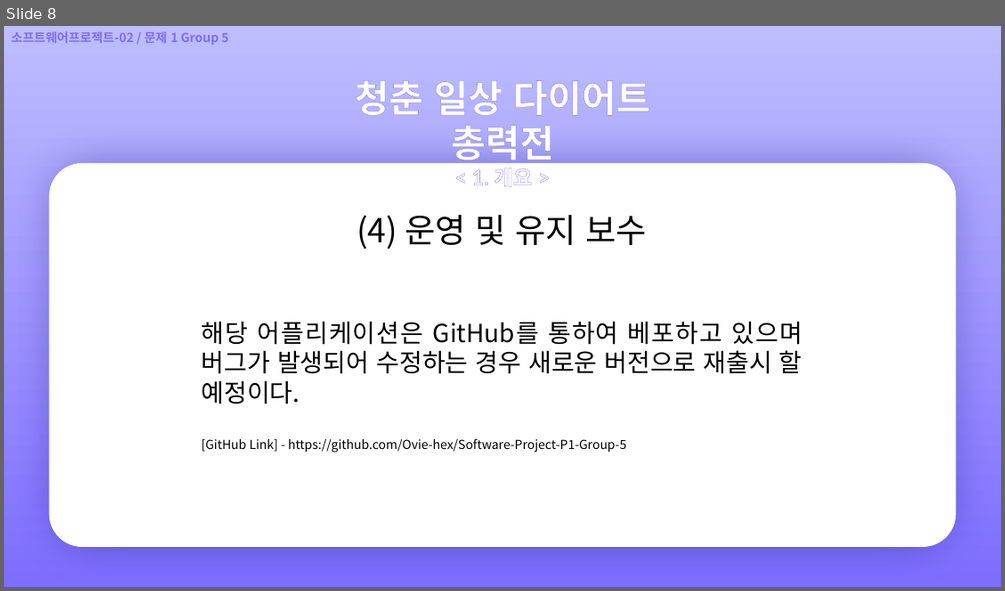
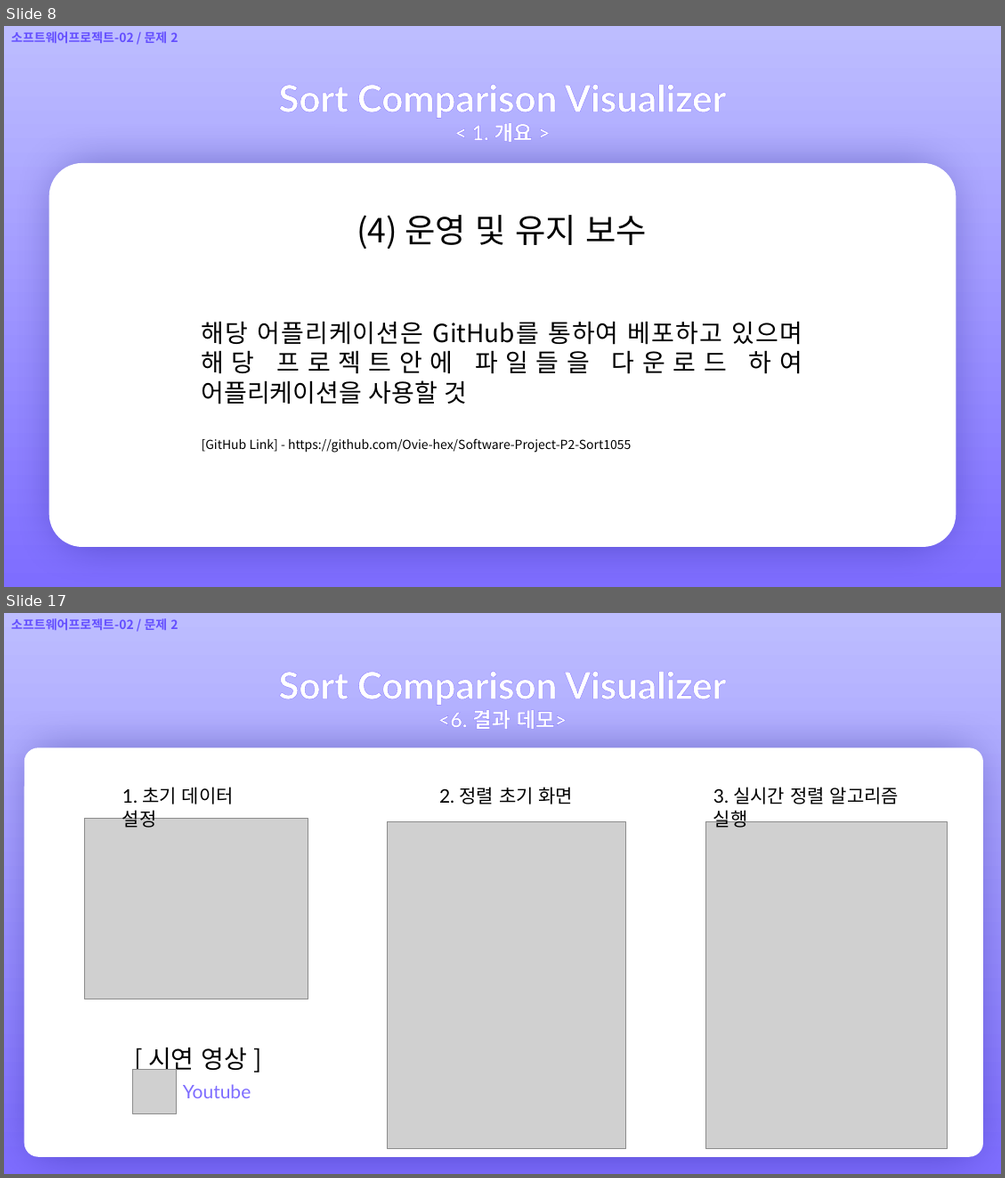
Before and after one commit to Ovie-hex/Software-Project-P2-Sort1055, a slide deck: [문제 2] 문서 기록/[문제 2] 발표자료 탬플릿 [20231055 정유운].pptx. Shown one above the other, each under a label of ours: slide 8 before the commit, slides 8 and 17 after it; the slides between them are not shown. The pictures are 1005x591 and 1005x1178 pixels, drawn with LibreOffice and Linux fonts; fonts in the diff are those of the drawing; grey boxes stand for pictures; background and template pictures are left out. Boxes give left, top, right and bottom in pixels: in the first picture for what was removed or moved away, otherwise in the second. Text is boxed around its words. In the diff, an @@ line names an element or a change of style, - is before the commit and + after.

Commit message:
✅ Sort Comparison Visualizer (1.2) <Released>

```diff
--- a/[문제 2] 문서 기록/[문제 2] 발표자료 탬플릿 [20231055 정유운].pptx
+++ b/[문제 2] 문서 기록/[문제 2] 발표자료 탬플릿 [20231055 정유운].pptx
@@ slide 17 added at [4,613,1001,1174], background picture (left out) @@
@@ text added at [11,618,178,630], 12 pt, text #644FFF, bold @@
+소프트웨어프로젝트-02 / 문제 2
@@ text added at [278,672,726,729], 36 pt, text #FFFFFF, bold @@
+Sort Comparison Visualizer
+<6. 결과 데모>
@@ rounded rectangle added at [24,747,983,1157], fill #FFFFFF @@
@@ text added at [122,787,234,827], 18 pt, text #000000 @@
+1. 초기 데이터 설정
@@ text added at [439,787,574,804], 18 pt, text #000000 @@
+2. 정렬 초기 화면
@@ text added at [713,787,898,827], 18 pt, text #000000 @@
+3. 실시간 정렬 알고리즘 실행
@@ picture added at [85,819,308,999] @@
@@ picture added at [388,821,625,1149] @@
@@ picture added at [706,821,947,1149] @@
@@ text added at [148,1046,248,1075], 24 pt, text #000000 @@
+[ 시연 영상 ]
@@ picture added at [133,1070,177,1114] @@
@@ text added at [183,1084,251,1098], 18 pt, text #7E6DFF @@
+Youtube
@@ slide 8 changed as well @@
@@ text at [11,31,178,43]: text changed; text colour #7E6DFF to #644FFF @@
-소프트웨어프로젝트-02 / 문제 1 Group 5
+소프트웨어프로젝트-02 / 문제 2
@@ text "Sort Comparison Visualizer": place and size @@
-text "Sort Comparison Visualizer" at [355,80,651,187]
+text "Sort Comparison Visualizer" at [278,85,726,142]
@@ text at [278,85,726,119]: text changed @@
-청춘 일상 다이어트 총력전
+Sort Comparison Visualizer
@@ text at [202,321,802,452]: text changed @@
-해당 어플리케이션은 GitHub를 통하여 베포하고 있으며 버그가 발생되어 수정하는 경우 새로운 버전으로 재출시 할 예정이다.
-[GitHub Link] - https://github.com/Ovie-hex/Software-Project-P1-Group-5
+해당 어플리케이션은 GitHub를 통하여 베포하고 있으며 해당 프로젝트안에 파일들을 다운로드 하여 어플리케이션을 사용할 것
+[GitHub Link] - https://github.com/Ovie-hex/Software-Project-P2-Sort1055
```
Also in this commit, not shown: 7 other slides changed, 9 other slides added, 7 slides removed, 7 other files.
